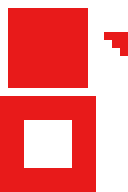
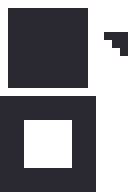
Comparing the layer stacks of the two 128px x 192px images. Changes:
painted on "Layer 1" over [0, 8, 128, 192]
removed layer "Layer 4" over [8, 32, 128, 176]
removed layer "Layer 3" over [0, 96, 96, 192]
